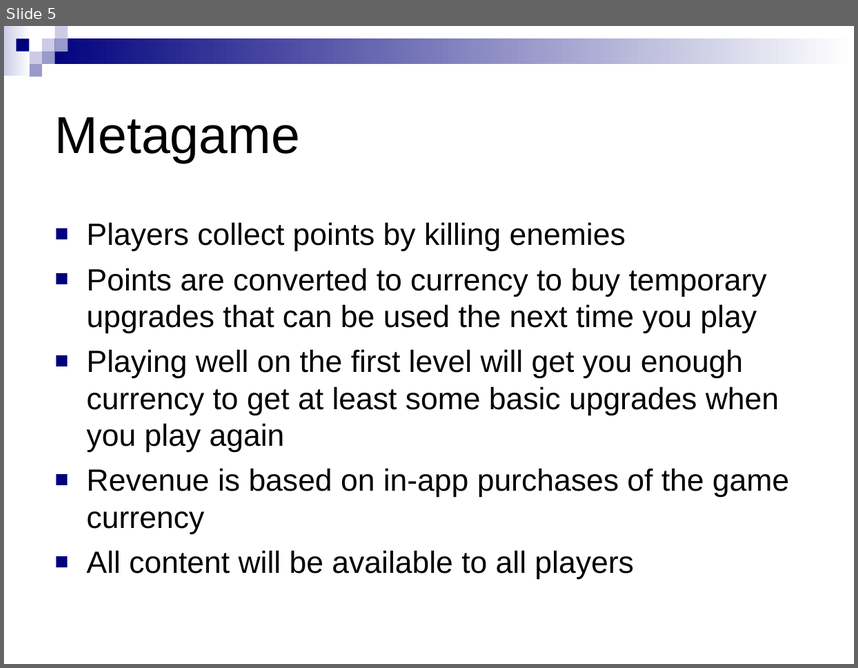
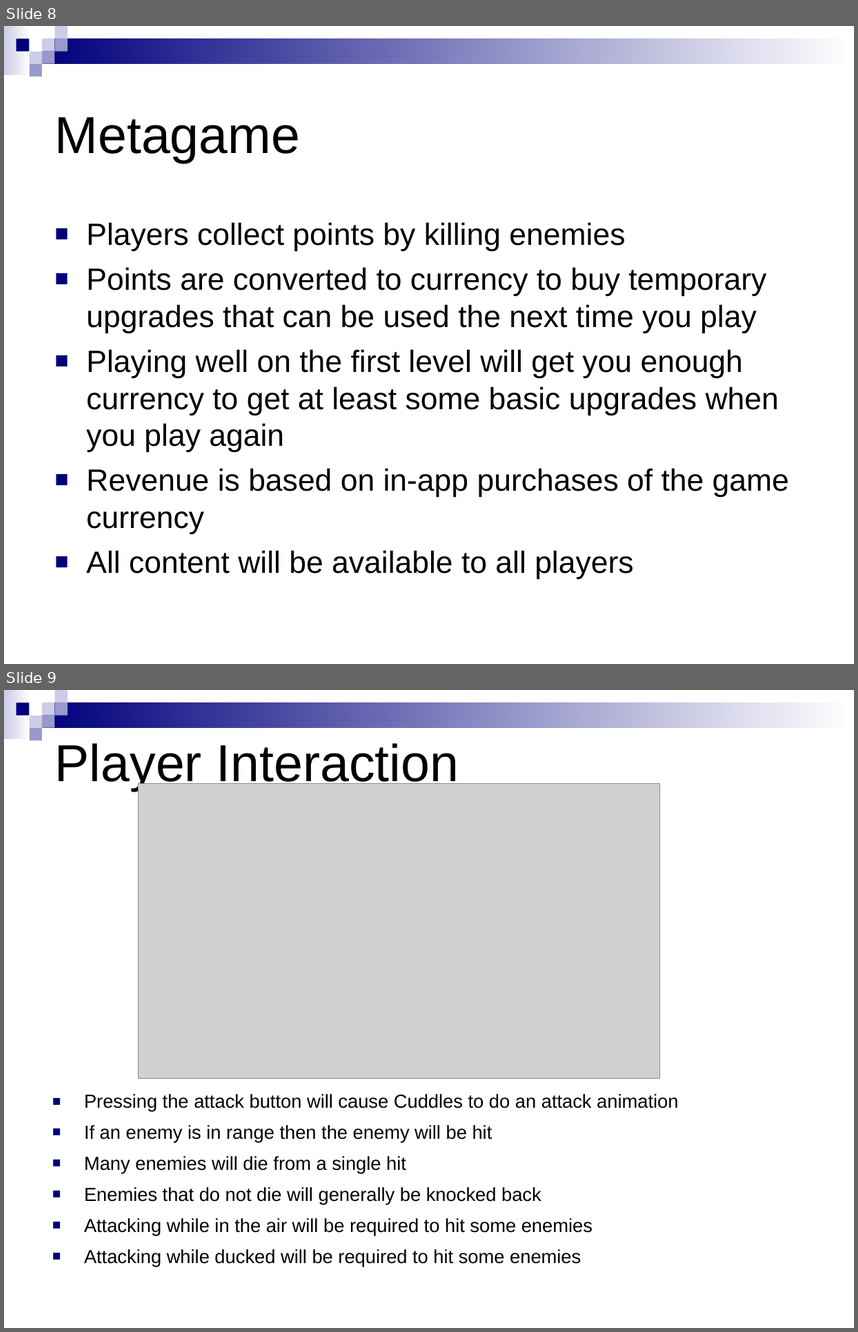
Before and after one commit to Xyzyx101/Pitch_Proposal_GDD_Project, a slide deck: proposal/proposal.ppt. Shown one above the other, each under a label of ours: slide 5 before the commit, slides 8 and 9 after it. The pictures are 858x668 and 858x1332 pixels, drawn with LibreOffice and Linux fonts; fonts in the diff are those of the drawing; grey boxes stand for pictures. Boxes give left, top, right and bottom in pixels: in the first picture for what was removed or moved away, otherwise in the second. Text is boxed around its words. In the diff, an @@ line names an element or a change of style, - is before the commit and + after.

```diff
--- a/proposal/proposal.ppt
+++ b/proposal/proposal.ppt
@@ slide 9 added at [4, 690, 854, 1328], background #FFFFFF; not listed: 9 template elements that a slide beside it also shows @@
@@ text added at [55, 743, 459, 791], 44 pt, text #000000 @@
+Player Interaction
@@ picture added at [139, 784, 660, 1078] @@
@@ text added at [84, 1094, 678, 1266], 16 pt, text #000000 @@
+■ Pressing the attack button will cause Cuddles to do an attack animation
+■ If an enemy is in range then the enemy will be hit
+■ Many enemies will die from a single hit
+■ Enemies that do not die will generally be knocked back
+■ Attacking while in the air will be required to hit some enemies
+■ Attacking while ducked will be required to hit some enemies
@@ what was slide 5 is now slide 8 @@
```
Also in this commit, not shown: 1 slide changed, 3 other slides added, 8 other files.
